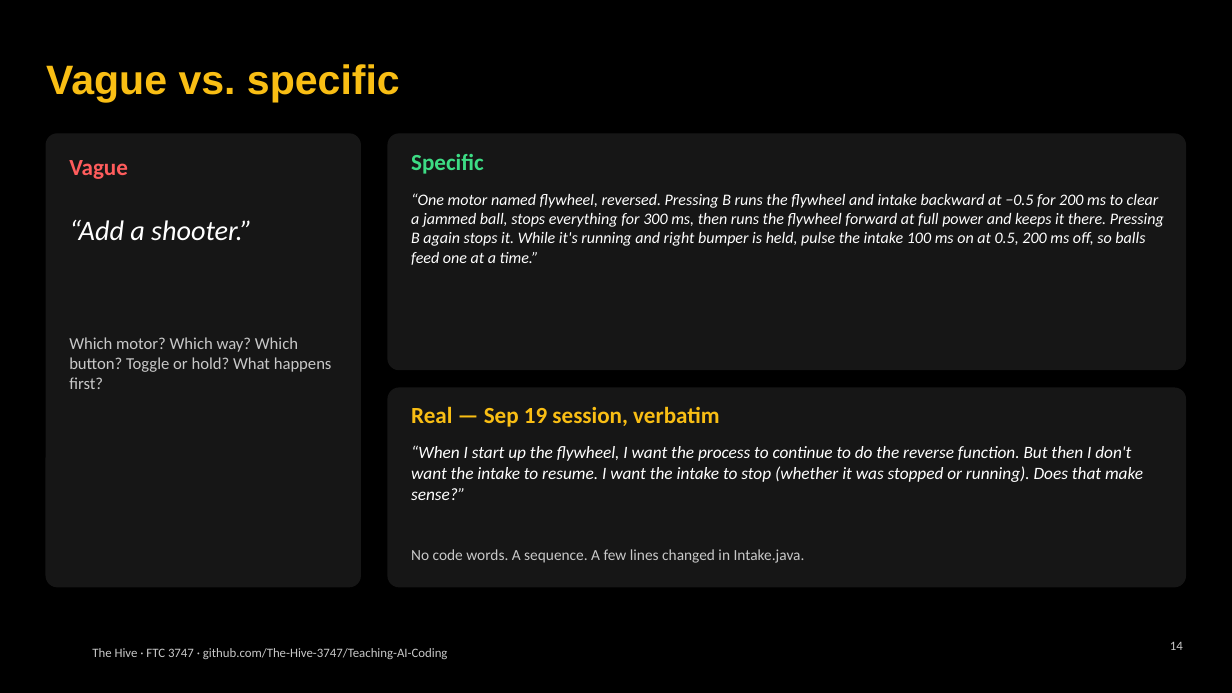
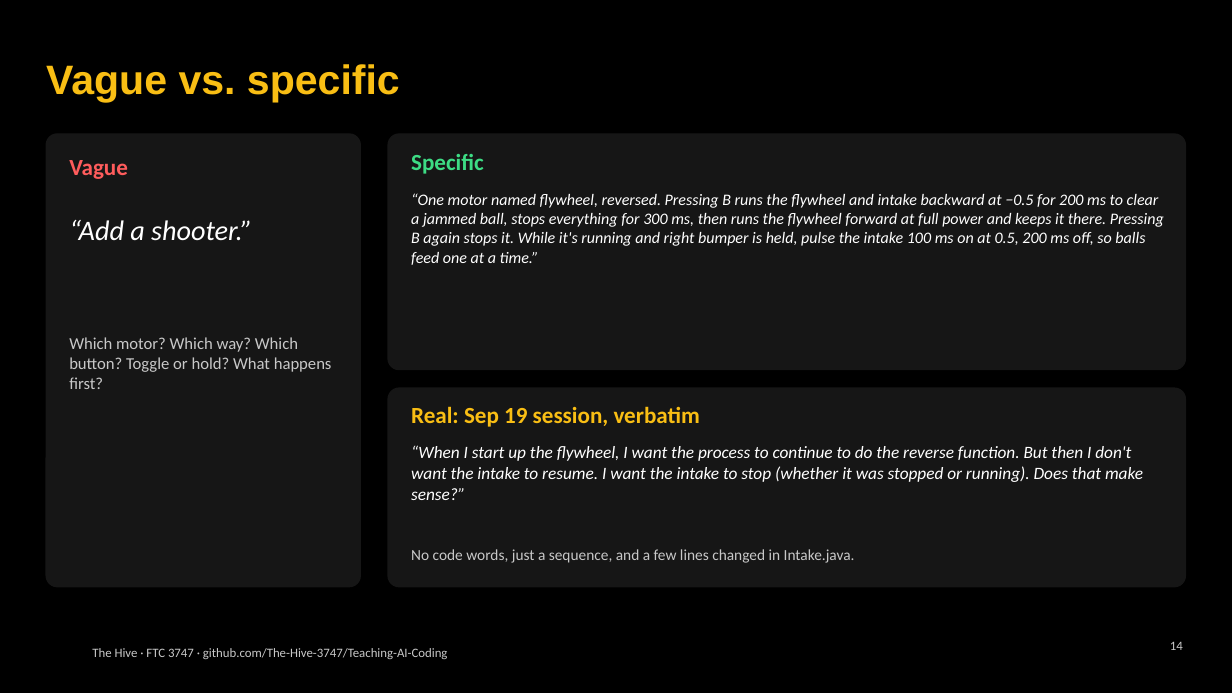
Before and after one commit to The-Hive-3747/Teaching-AI-Coding, a slide deck: slide 14 of slides/kickoff.pptx. Drawn at 1232x693 pixels with LibreOffice and Linux fonts; fonts in the diff are those of the drawing; background and template pictures are left out. Boxes give left, top, right and bottom in pixels: in the first picture for what was removed or moved away, otherwise in the second. Text is boxed around its words. In the diff, an @@ line names an element or a change of style, - is before the commit and + after.

```diff
--- a/slides/kickoff.pptx
+++ b/slides/kickoff.pptx
@@ text at (411, 406, 700, 427): text changed @@
-Real — Sep 19 session, verbatim
+Real: Sep 19 session, verbatim
@@ text at (411, 549, 855, 563): text changed @@
-No code words. A sequence. A few lines changed in Intake.java.
+No code words, just a sequence, and a few lines changed in Intake.java.
```
Also in this commit, not shown: 18 other slides changed, 43 other files.
